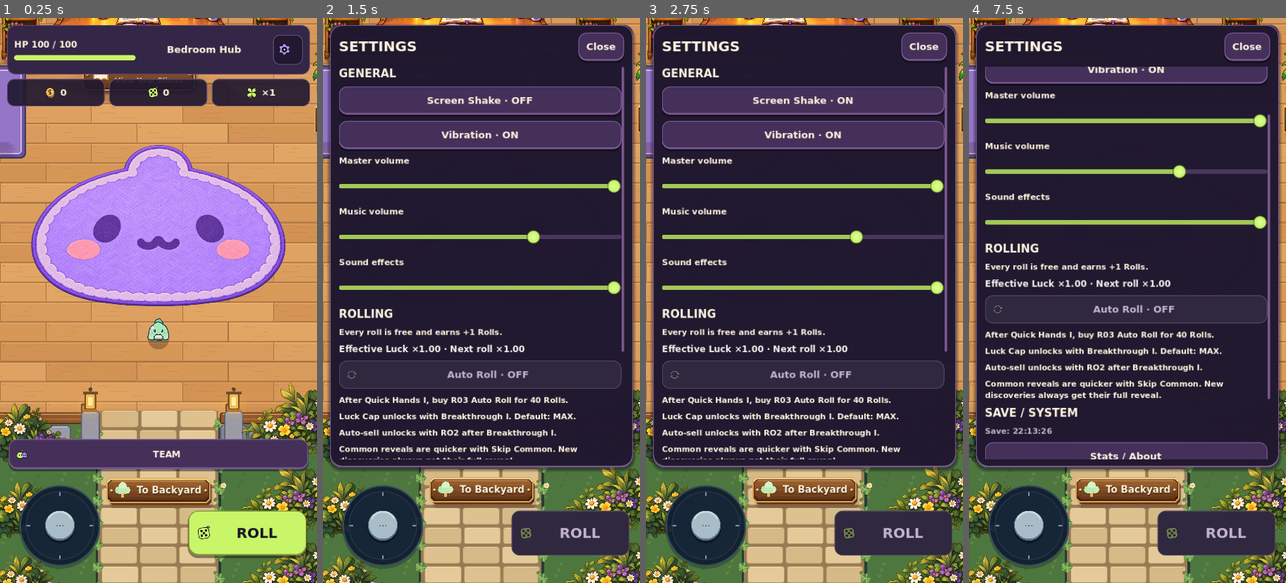
Above: before the commit, frames 1-4 (left to right).
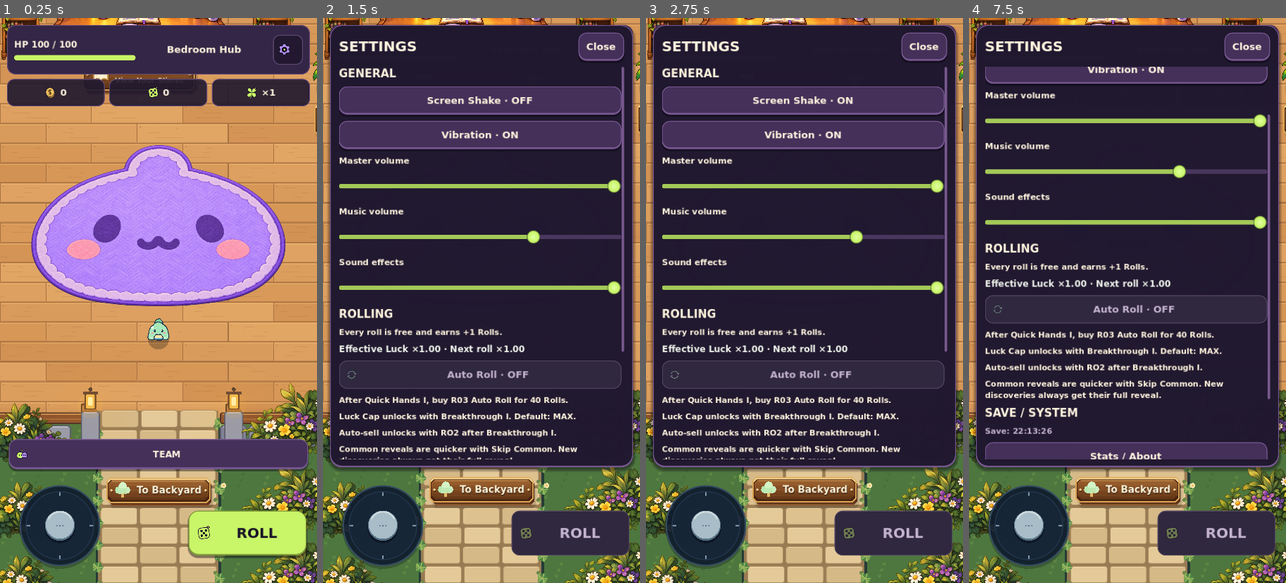
Above: after the commit, the same moments.

Repository: kristijannema-ai/Slimerot
Game: Godot game, scene res://scenes/Slimerot.tscn
Same seed, same stepped clock (60 frames per second), same inputs: the game is played once before the commit and once after it.
Inputs (mouse positions are in pixels of both pictures, inside the frame that each line leads up to):
- Up to frame 1 (0.25 s): no input
- Up to frame 2 (1.5 s): click (611, 51) at 0.52 s; click "Screen Shake · ON" at 1.25 s
- Up to frame 3 (2.75 s): click "Screen Shake · OFF" at 2 s
- Up to frame 4 (7.5 s): click "Vibration · ON" at 2.75 s; click "Vibration · OFF" at 3.5 s; click "Stats / About" at 4.25 s; tap Enter at 5, 6.5 s; move the mouse to (1197, 272) at 5.02 s; hold D (move_right) 5.03-5.75 s; tap Q (dash) at 5.1 s; click (1197, 272) at 5.17 s; tap Space (roll) at 5.75 s; drag from (1064, 328) to (1127, 503) at 5.77 s; move the mouse to (1159, 176) at 6.52 s; hold D (move_right) 6.53-7.25 s; hold Space (roll) 6.53-7.25 s; drag from (1111, 413) to (1032, 215) at 7.27 s

The runs differ from the first frame. In frame 1, 1.1% of the frame differs, in the area x 0-67%, y 7-25%; in frame 2, 0.4%; in frame 3, 0.4%; in frame 4, 0.4%.
Error in both runs: Invalid assignment of property or key 'volume_linear' with value of type 'float' on a base object of type 'AudioStreamPlayer'. (res://scripts/presentation/Slim…

Commit message:
Ground Bedroom furniture at its feet and remove bedside mat

Diff:
--- a/scenes/zones/SlimerotBedroom.tscn
+++ b/scenes/zones/SlimerotBedroom.tscn
@@ -144,6 +144,7 @@
 
 [node name="WestBookcase" type="TextureRect" parent="Environment/Decorations"]
 script = ExtResource("4_prop")
+floor_contacts = Array[Vector4]([Vector4(0.5, 0.944, 0.64, 0.035), Vector4(0.215, 0.957, 0.13, 0.018), Vector4(0.778, 0.957, 0.13, 0.018)])
 z_index = 0
 offset_left = 87.0
 offset_top = 555.0
@@ -157,6 +158,7 @@
 
 [node name="EastBookcase" type="TextureRect" parent="Environment/Decorations"]
 script = ExtResource("4_prop")
+floor_contacts = Array[Vector4]([Vector4(0.5, 0.944, 0.64, 0.035), Vector4(0.215, 0.957, 0.13, 0.018), Vector4(0.778, 0.957, 0.13, 0.018)])
 z_index = 0
 offset_left = 1568.0
 offset_top = 617.0
@@ -170,6 +172,7 @@
 
 [node name="WestReadingNook" type="TextureRect" parent="Environment/Decorations"]
 script = ExtResource("4_prop")
+floor_contacts = Array[Vector4]([Vector4(0.55, 0.807, 0.44, 0.045), Vector4(0.66, 0.837, 0.08, 0.02), Vector4(0.073, 0.835, 0.08, 0.018), Vector4(0.188, 0.92, 0.09, 0.02), Vector4(0.31, 0.842, 0.08, 0.018), Vector4(0.81, 0.958, 0.26, 0.032)])
 z_index = 0
 offset_left = 90.0
 offset_top = 810.0
@@ -207,6 +210,7 @@
 
 [node name="PlantByBed" type="TextureRect" parent="Environment/Decorations"]
 script = ExtResource("4_prop")
+floor_contacts = Array[Vector4]([Vector4(0.51, 0.926, 0.4, 0.028)])
 z_index = 0
 offset_left = 86.0
 offset_top = 409.0
@@ -220,6 +224,7 @@
 
 [node name="PlantByWindow" type="TextureRect" parent="Environment/Decorations"]
 script = ExtResource("4_prop")
+floor_contacts = Array[Vector4]([Vector4(0.51, 0.926, 0.4, 0.028)])
 z_index = 0
 offset_left = 497.0
 offset_top = 135.0
@@ -233,6 +238,7 @@
 
 [node name="PlantByShrine" type="TextureRect" parent="Environment/Decorations"]
 script = ExtResource("4_prop")
+floor_contacts = Array[Vector4]([Vector4(0.51, 0.926, 0.4, 0.028)])
 z_index = 0
 offset_left = 1660.0
 offset_top = 432.0
@@ -246,6 +252,7 @@
 
 [node name="PlantByMerchant" type="TextureRect" parent="Environment/Decorations"]
 script = ExtResource("4_prop")
+floor_contacts = Array[Vector4]([Vector4(0.51, 0.926, 0.4, 0.028)])
 z_index = 0
 offset_left = 1620.0
 offset_top = 809.0
@@ -259,6 +266,7 @@
 
 [node name="PlantByReadingNook" type="TextureRect" parent="Environment/Decorations"]
 script = ExtResource("4_prop")
+floor_contacts = Array[Vector4]([Vector4(0.51, 0.926, 0.4, 0.028)])
 z_index = 0
 offset_left = 62.0
 offset_top = 1114.0
@@ -272,6 +280,7 @@
 
 [node name="BookcaseFern" type="TextureRect" parent="Environment/Decorations"]
 script = ExtResource("4_prop")
+floor_contacts = Array[Vector4]([Vector4(0.51, 0.926, 0.4, 0.028)])
 z_index = 0
 offset_left = 1556.0
 offset_top = 593.0
@@ -286,6 +295,7 @@
 
 [node name="StudyWestShelf" type="TextureRect" parent="Environment/Decorations"]
 script = ExtResource("4_prop")
+floor_contacts = Array[Vector4]([Vector4(0.5, 0.944, 0.64, 0.035), Vector4(0.215, 0.957, 0.13, 0.018), Vector4(0.778, 0.957, 0.13, 0.018)])
 z_index = 0
 offset_left = 476.0
 offset_top = 158.0
@@ -307,6 +317,7 @@
 
 [node name="StudyEastShelf" type="TextureRect" parent="Environment/Decorations"]
 script = ExtResource("4_prop")
+floor_contacts = Array[Vector4]([Vector4(0.5, 0.944, 0.64, 0.035), Vector4(0.215, 0.957, 0.13, 0.018), Vector4(0.778, 0.957, 0.13, 0.018)])
 z_index = 0
 offset_left = 1110.0
 offset_top = 158.0
@@ -332,6 +343,7 @@
 
 [node name="BedAndNightstand" type="TextureRect" parent="BedArea/Visuals"]
 script = ExtResource("4_prop")
+floor_contacts = Array[Vector4]([Vector4(0.505, 0.917, 0.79, 0.045), Vector4(0.128, 0.937, 0.1, 0.022), Vector4(0.885, 0.939, 0.1, 0.022), Vector4(0.063, 0.602, 0.11, 0.025), Vector4(0.945, 0.601, 0.11, 0.025)])
 z_index = 0
 offset_left = 110.0
 offset_top = 170.0
@@ -406,6 +418,7 @@
 
 [node name="DeskBooksAndChair" type="TextureRect" parent="CollectionArea/DeskVisuals"]
 script = ExtResource("4_prop")
+floor_contacts = Array[Vector4]([Vector4(0.18, 0.886, 0.26, 0.036), Vector4(0.82, 0.886, 0.26, 0.036), Vector4(0.076, 0.902, 0.07, 0.02), Vector4(0.272, 0.902, 0.07, 0.02), Vector4(0.728, 0.902, 0.07, 0.02), Vector4(0.924, 0.902, 0.07, 0.02), Vector4(0.415, 0.928, 0.06, 0.02), Vector4(0.483, 0.973, 0.06, 0.02), Vector4(0.595, 0.939, 0.06, 0.02)])
 z_index = 0
 offset_left = 590.0
 offset_top = 120.0
@@ -480,6 +493,7 @@
 
 [node name="StoneShrineAndCrystals" type="TextureRect" parent="SkillTreeShrine/Visuals"]
 script = ExtResource("4_prop")
+shadow_style = 1
 z_index = 0
 offset_left = 1260.0
 offset_top = 150.0
@@ -546,6 +560,7 @@
 
 [node name="MerchantCounterAndCrates" type="TextureRect" parent="SellTerminal/Visuals"]
 script = ExtResource("4_prop")
+shadow_style = 1
 z_index = 0
 offset_left = 1320.0
 offset_top = 830.0
--- a/scripts/world/SlimerotBedroomLayer.gd
+++ b/scripts/world/SlimerotBedroomLayer.gd
@@ -42,10 +42,6 @@
 	# Dark room edge and warm perimeter trim provide depth without screen FX.
 	for inset in 6:
 		draw_rect(Rect2(44 + inset * 5, 164 + inset * 5, 1712 - inset * 10, 1154 - inset * 10), Color(0.25, 0.12, 0.06, 0.025), false, 6)
-
-	# A small bedside mat is floor decoration, with no physical body.
-	draw_style_box(_rounded(Color("69529c"), Color("423664"), 14, 4), Rect2(410, 430, 156, 235))
-	draw_style_box(_rounded(Color("9475c8"), Color("d6b9e2"), 9, 3), Rect2(421, 441, 134, 213))
 
 func _walls() -> void:
 	# Warm plaster above a timber dado; the furniture hides the lower seam.
--- a/scripts/world/SlimerotBedroomProp.gd
+++ b/scripts/world/SlimerotBedroomProp.gd
@@ -1,7 +1,12 @@
 @tool
 extends TextureRect
-## Reusable 2.5D presentation for existing furniture: a directional floor shadow,
-## soft contact occlusion and restrained surface relief. No gameplay or new art.
+## Reusable furniture presentation; floor contacts follow each visible support.
+## Composite art (desk + chair, chair + table) needs several ground heights.
+## The two broad stone/counter bases retain their projected-shadow treatment.
+@export_enum("Contact only", "Projected silhouette") var shadow_style := 0
+## Per patch: normalized texture center x/y and ellipse width/height z/w.
+## Coordinates include transparent margins, matching KEEP_ASPECT_CENTERED.
+@export var floor_contacts: Array[Vector4] = []
 @export_range(0.05, 0.35) var cast_length := 0.18
 @export_range(0.5, 1.0) var footprint_width := 0.82
 const SURFACE := preload("res://assets/environment/bedroom/furniture_surface.gdshader")
@@ -28,7 +33,6 @@
 	var ratio := minf(size.x / texture.get_width(), size.y / texture.get_height())
 	var art_size := texture.get_size() * ratio
 	var corner := (size - art_size) * 0.5
-	var ground := corner + Vector2(art_size.x * 0.5, art_size.y * 0.96)
 	if _contact_texture == null:
 		_contact_texture = GradientTexture2D.new()
 		_contact_texture.width = 128
@@ -40,6 +44,23 @@
 		gradient.offsets = PackedFloat32Array([0.0, 0.35, 0.7, 1.0])
 		gradient.colors = PackedColorArray([Color(0.18, 0.09, 0.06, 0.55), Color(0.18, 0.09, 0.06, 0.38), Color(0.18, 0.09, 0.06, 0.12), Color(0.18, 0.09, 0.06, 0.0)])
 		_contact_texture.gradient = gradient
+	if shadow_style == 1:
+		_projected_shadow(ratio, art_size, corner)
+	else:
+		# Contact centers sit on the art's actual feet, with no downward offset.
+		# No whole-image silhouette or detached oval beneath these furnishings.
+		for patch in floor_contacts:
+			_contact_patch(corner + art_size * Vector2(patch.x, patch.y), art_size * Vector2(patch.z, patch.w))
+
+func _contact_patch(center: Vector2, patch_size: Vector2) -> void:
+	var contact := Sprite2D.new()
+	contact.name = "FloorContact"
+	contact.texture = _contact_texture
+	contact.position = center
+	contact.scale = patch_size / Vector2(128, 64)
+	_depth.add_child(contact)
+
+func _projected_shadow(ratio: float, art_size: Vector2, corner: Vector2) -> void:
 	var cast := Sprite2D.new()
 	cast.name = "ProjectedFloorShadow"
 	cast.texture = texture
@@ -53,6 +74,6 @@
 	var contact := Sprite2D.new()
 	contact.name = "SoftContactShadow"
 	contact.texture = _contact_texture
-	contact.position = ground + Vector2(0, 2)
+	contact.position = corner + Vector2(art_size.x * 0.5, art_size.y * 0.96) + Vector2(0, 2)
 	contact.scale = Vector2(art_size.x * footprint_width / 128.0, clampf(art_size.y * 0.17, 22.0, 62.0) / 64.0)
 	_depth.add_child(contact)
Not shown, changed: docs/Slimerot-Bedroom-Polish.md
